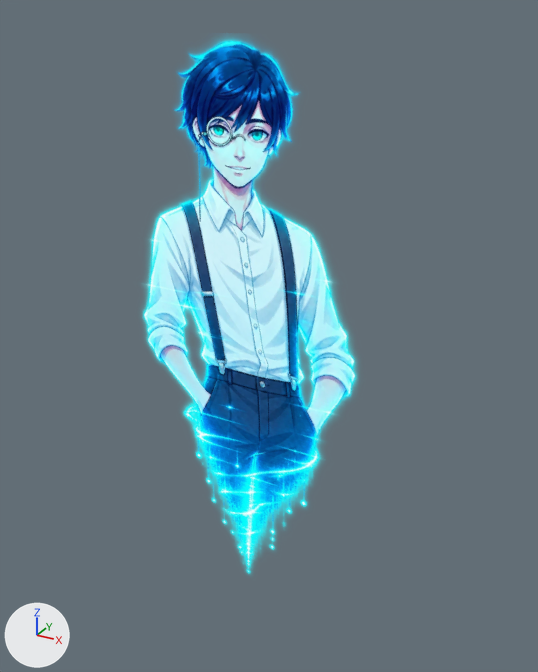
A saved change to the glTF model public/ar/iskin-projection-billboard.glb.
Before and after are seen from a 50 mm lens placed at (1.022, -1.717, 1.776), pointed at (0.053, 0.046, 0.894). The lights are fixed; the arrows at lower left show +X, +Y and +Z. The first picture is the older version. Where no turn or scale is listed for an object, it has been applied to the vertices.

The first picture shows 'Искин · вертикальная 2D-проекция'.
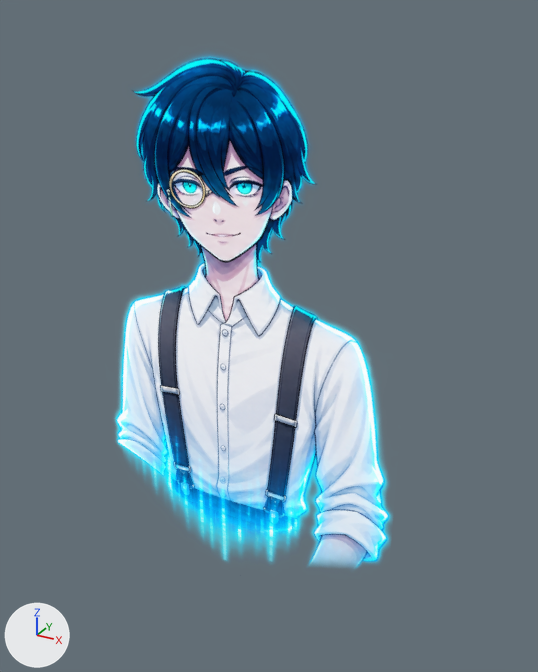
The newer file is also turned or shifted as a whole; pictures and numbers use the older file's frame.

What changed in the scene script:
```text
Add img_iskin_ar_idle_png:
    img_iskin_ar_idle_png = load_image('iskin-ar-idle.png', '_unpacked/iskin-ar-idle.png', 512, 813, 'sRGB')
Add mat_голографическое_свечение_искина___idle:
    mat_голографическое_свечение_искина___idle = bpy.data.materials.new('Голографическое свечение Искина · idle')
    # uses the picture img_iskin_ar_idle_png
Change me_искин___2d_билборд:
    used by ob_искин___вертикальная_2d_проекция; location = (0.0, 0.0, 0.0)
    remove me_искин___2d_билборд.from_pydata(...)  # 4 vertices, 2 faces; spans x -0.57..0.57, y 0.0, z 0.0..1.72
    remove me_искин___2d_билборд.materials.append(mat_голографическое_свечение_искина)
    add me_искин___2d_билборд.from_pydata(...)  # 4 vertices, 2 faces; spans x -0.57..0.51, y 0.0, z 0.0..1.72
    me_искин___2d_билборд part 1
    me_искин___2d_билборд.vertices[1].co: (0.57, 0.0, 0.0) -> (0.51, 0.0, 0.0)
    me_искин___2d_билборд.vertices[2].co: (0.57, 0.0, 1.72) -> (0.51, 0.0, 1.72)
    add me_искин___2d_билборд.materials.append(mat_голографическое_свечение_искина___idle)
```

Where the change shows, as pixel boxes [x1, y1, x2, y2] in the pictures (538 x 672 px):
'Искин · вертикальная 2D-проекция', recoloured, reshaped: before [143, 40, 356, 573]; after [116, 57, 390, 567]
